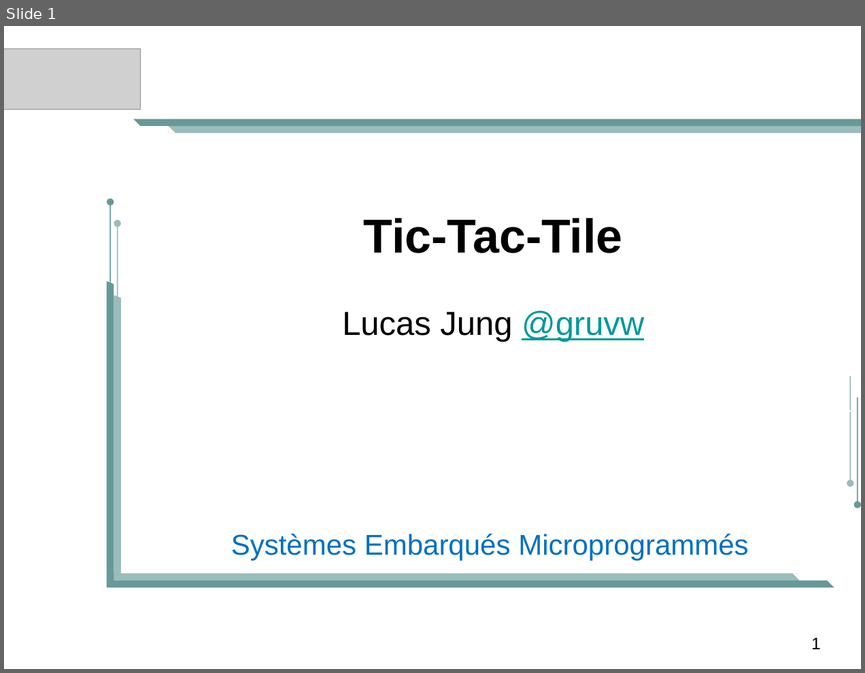
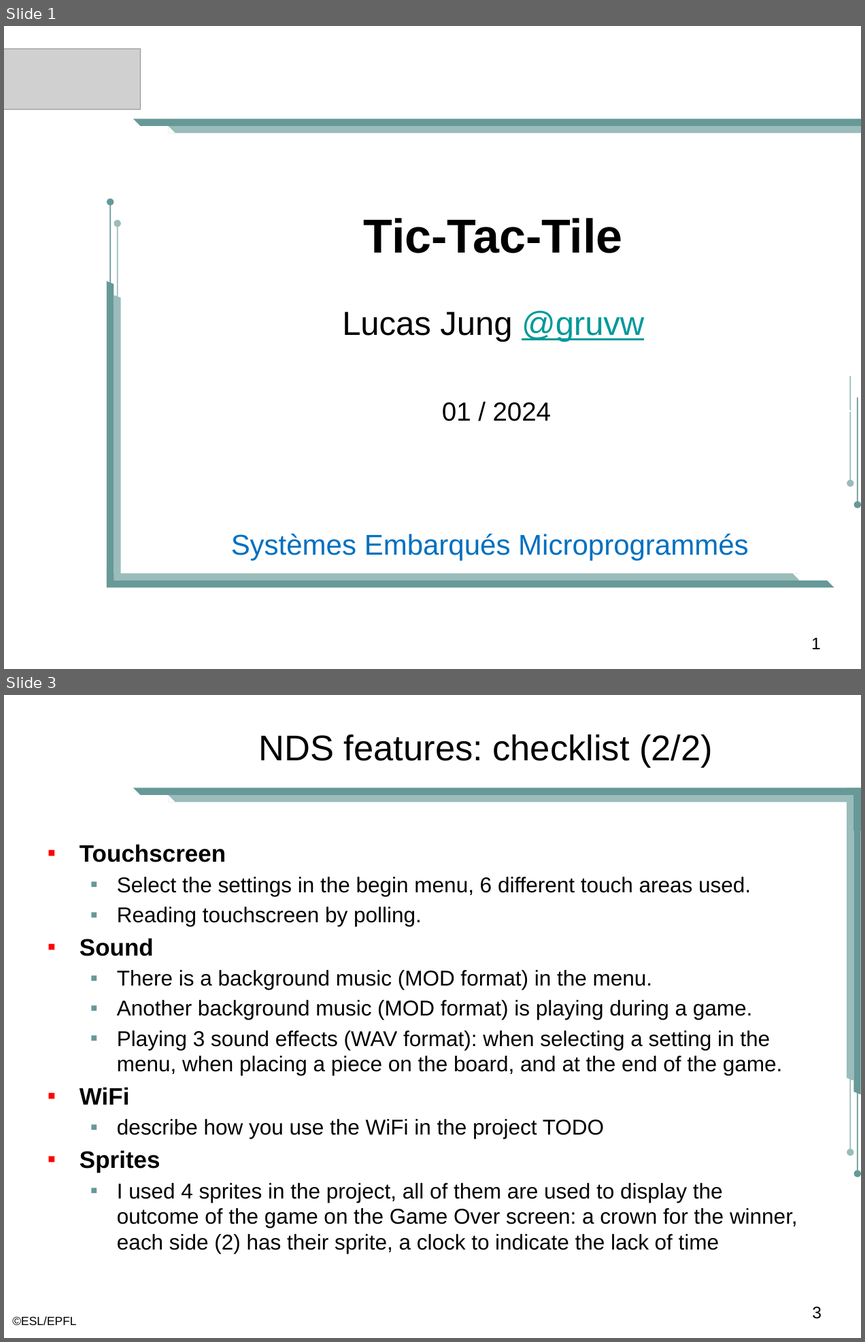
Before and after one commit to gruvw/epfl-nds-game, a slide deck: project/tic-tac-tile.pptx. Shown one above the other, each under a label of ours: slide 1 before the commit, slides 1 and 3 after it; the slides between them are not shown. The pictures are 865x673 and 865x1342 pixels, drawn with LibreOffice and Linux fonts; fonts in the diff are those of the drawing; grey boxes stand for pictures; background and template pictures are left out. Boxes give left, top, right and bottom in pixels: in the first picture for what was removed or moved away, otherwise in the second. Text is boxed around its words. In the diff, an @@ line names an element or a change of style, - is before the commit and + after.

```diff
--- a/project/tic-tac-tile.pptx
+++ b/project/tic-tac-tile.pptx
@@ slide 3 added at [4, 695, 861, 1338], background #FFFFFF; not listed: 7 template elements that a slide beside it also shows @@
@@ title added at [259, 734, 713, 768], 30 pt, text #000000 @@
+NDS features: checklist (2/2)
@@ rectangle added at [847, 788, 861, 831], fill #669998 @@
@@ rectangle added at [847, 795, 853, 1080], fill #9ABCBB @@
@@ rectangle added at [854, 795, 861, 1095], fill #669998 @@
@@ text added at [79, 844, 798, 1253], 18 pt, text #000000 @@
+▪ Touchscreen
+  ▪ Select the settings in the begin menu, 6 different touch areas used.
+  ▪ Reading touchscreen by polling.
+▪ Sound
+  ▪ There is a background music (MOD format) in the menu.
+  ▪ Another background music (MOD format) is playing during a game.
+  ▪ Playing 3 sound effects (WAV format): when selecting a setting in the menu, when placing a piece on the board, and at the end of the game.
+▪ WiFi
+  ▪ describe how you use the WiFi in the project TODO
+▪ Sprites
+  ▪ I used 4 sprites in the project, all of them are used to display the outcome of the game on the Game Over screen: a crown for the winner, each side (2) has their sprite, a clock to indicate the lack of time
@@ right triangle added at [853, 1092, 860, 1095], fill #FFFFFF, outline #FFFFFF 0.75 pt @@
@@ page number added at [812, 1306, 821, 1319], 14 pt, text #000000 @@
+3
@@ text added at [12, 1316, 76, 1325], 10 pt, text #000000 @@
+©ESL/EPFL
@@ slide 1 changed as well @@
@@ text added at [442, 402, 551, 421], 22 pt, text #000000 @@
+01 / 2024
```
Also in this commit, not shown: 2 other slides changed, 1 slide removed, 1 other file.
